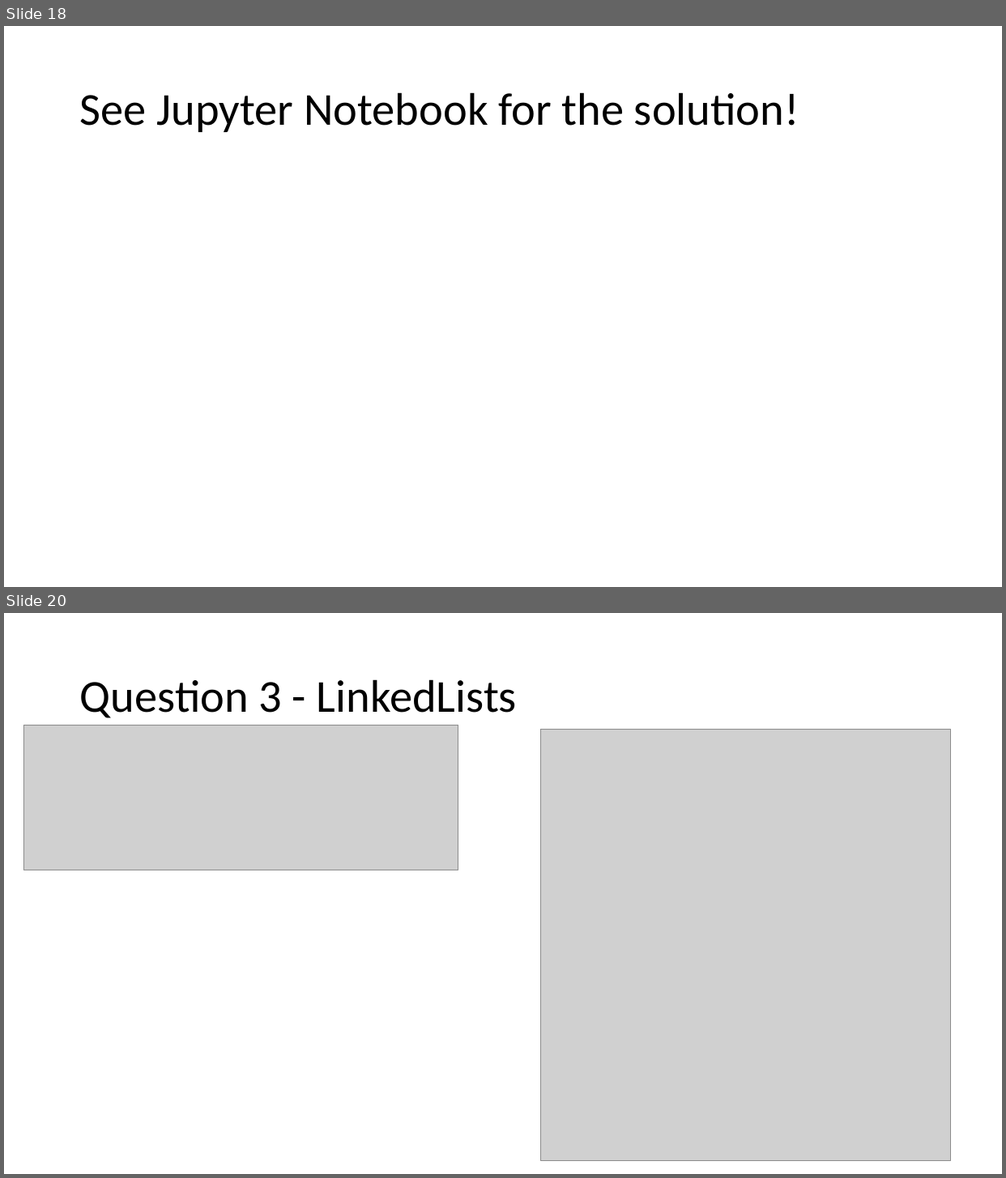
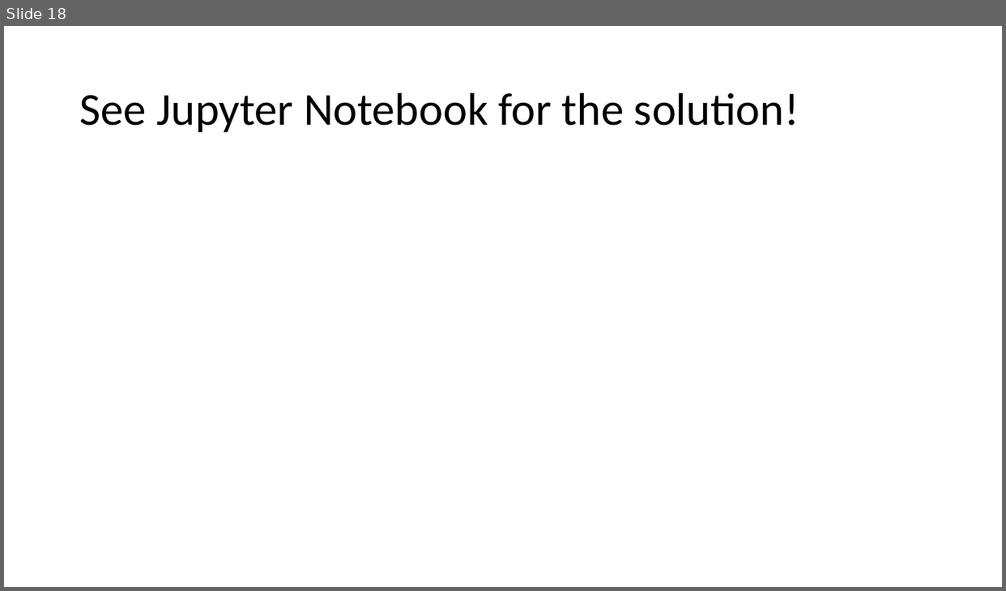
Before and after one commit to APS106/APS106-winter-2022-material, a slide deck: lectures/week 13/lecture2/slides/Final_Exam_Review_Instructors.pptx. Shown one above the other, each under a label of ours: slides 18 and 20 before the commit, slide 18 after it; the slides between them are not shown. The pictures are 1006x1178 and 1006x591 pixels, drawn with LibreOffice and Linux fonts; fonts in the diff are those of the drawing; grey boxes stand for pictures. Boxes give left, top, right and bottom in pixels: in the first picture for what was removed or moved away, otherwise in the second. Text is boxed around its words. In the diff, an @@ line names an element or a change of style, - is before the commit and + after.

```diff
--- a/lectures/week 13/lecture2/slides/Final_Exam_Review_Instructors.pptx
+++ b/lectures/week 13/lecture2/slides/Final_Exam_Review_Instructors.pptx
@@ slide 20 removed at bbox=[4, 613, 1002, 1174], background #FFFFFF @@
@@ title removed at bbox=[80, 679, 517, 718] @@
-Question 3 - LinkedLists
@@ picture removed at bbox=[23, 725, 458, 870] @@
@@ picture removed at bbox=[541, 730, 951, 1161] @@
```
Also in this commit, not shown: 2 slides changed, 58 other slides removed.
